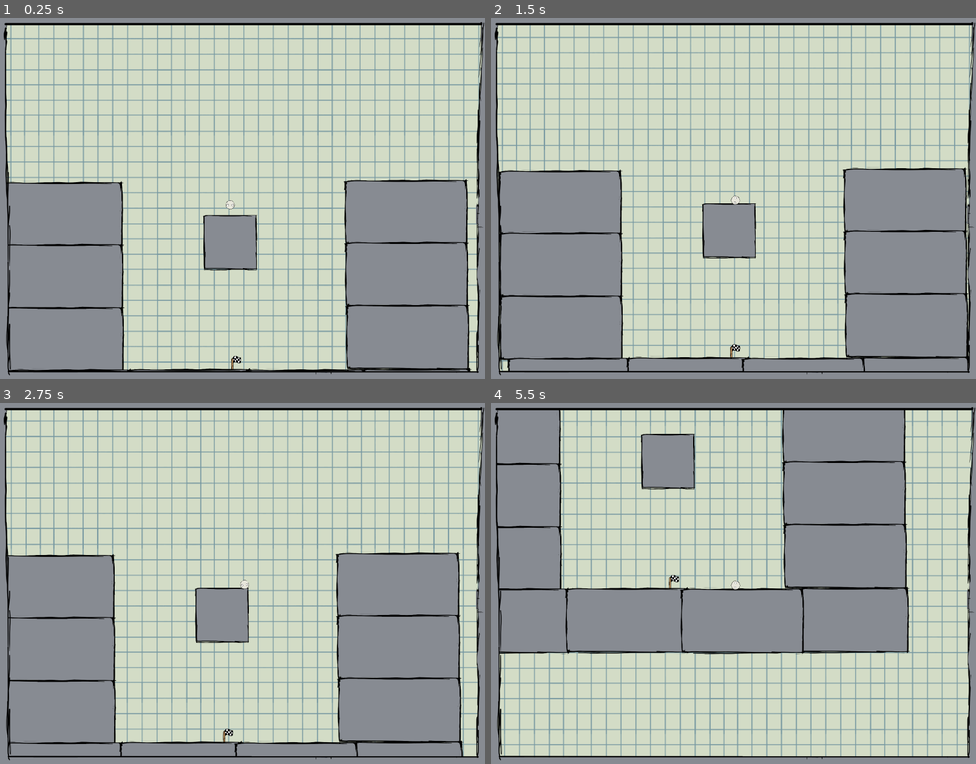
Above: before the commit, frames 1-4 (two rows, left to right).
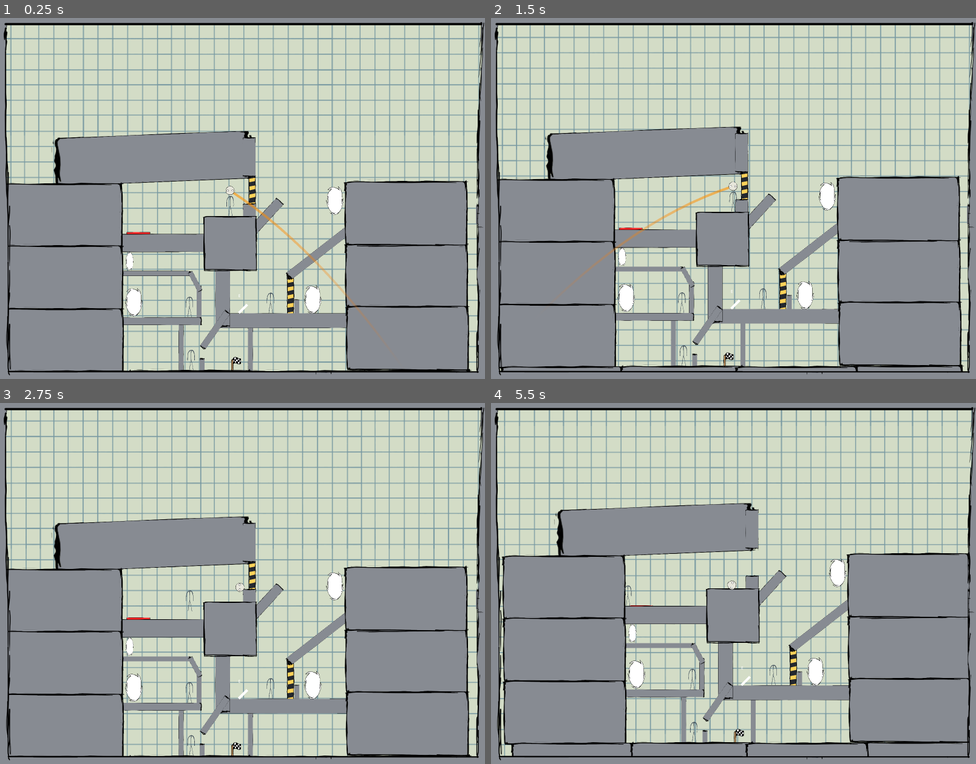
Above: after the commit, the same moments.

Repository: Indigo-Hawk/UBGJ-Project
Game: Godot game, scene res://Levels/level_1.tscn
Same seed, same stepped clock (60 frames per second), same inputs: the game is played once before the commit and once after it. This scene is started directly instead of the project's main scene.
Inputs (mouse positions are in pixels of both pictures, inside the frame that each line leads up to):
- Up to frame 1 (0.25 s): no input
- Up to frame 2 (1.5 s): move the mouse to (840, 180) at 0.52 s; hold D (RIGHT) from 0.53 s (still down); tap Space (ACTION) at 0.6 s; move the mouse to (636, 216) at 1.27 s; tap E (INTERACT) at 1.35 s
- Up to frame 3 (2.75 s): move the mouse to (291, 504) at 2.02 s; release D (RIGHT) at 2.03 s; hold A (LEFT) from 2.03 s (still down); tap Space (ACTION) at 2.1 s
- Up to frame 4 (5.5 s): move the mouse to (709, 655) at 2.77 s; release A (LEFT) at 2.78 s; hold D (RIGHT) 2.78-4.28 s; tap E (INTERACT) at 2.85, 4.35 s; move the mouse to (879, 637) at 3.52 s; tap Space (ACTION) at 3.6, 5.1 s; move the mouse to (588, 529) at 4.27 s; hold A (LEFT) 4.28-5.03 s; move the mouse to (757, 583) at 5.02 s; hold D (RIGHT) from 5.03 s (still down)

The runs differ from the first frame. In frame 1, 13% of the frame differs, in the area x 1-98%, y 31-98%; in frame 2, 18%; in frame 3, 18%; in frame 4, 53%, in the area x 1-99%, y 2-98%.

Commit message:
updated test & level1 (removed portals from test)

Diff:
--- a/Levels/level_1.tscn
+++ b/Levels/level_1.tscn
@@ -1,10 +1,15 @@
-[gd_scene load_steps=6 format=3 uid="uid://cn87iittehpvd"]
+[gd_scene load_steps=11 format=3 uid="uid://cn87iittehpvd"]
 
 [ext_resource type="PackedScene" uid="uid://cr0xdlvoi8kvu" path="res://Components/Camera/main_camera.tscn" id="1_rf6l5"]
 [ext_resource type="PackedScene" uid="uid://c135b0kbl8oaj" path="res://Components/Block/block_1.tscn" id="2_syshm"]
 [ext_resource type="PackedScene" uid="uid://dlvg7r4ur7707" path="res://Components/Block/block_2.tscn" id="3_rfktq"]
 [ext_resource type="PackedScene" uid="uid://bddjdhdyavhtq" path="res://Components/Head/head.tscn" id="4_0urlm"]
 [ext_resource type="PackedScene" uid="uid://71x2sq1tvg6k" path="res://Components/EndZone/end_zone.tscn" id="4_syshm"]
+[ext_resource type="PackedScene" uid="uid://dlq5lyppjqcgx" path="res://Components/Bodys/body(basic).tscn" id="6_rfktq"]
+[ext_resource type="PackedScene" uid="uid://brlcfypgfr5lr" path="res://Components/PressurePad/pressure_pad.tscn" id="7_0urlm"]
+[ext_resource type="PackedScene" uid="uid://dshq5wpgg711i" path="res://Components/Door/door.tscn" id="8_77x7w"]
+[ext_resource type="PackedScene" uid="uid://djdopxl8rdnka" path="res://Components/Portal/portal.tscn" id="9_xoyoh"]
+[ext_resource type="PackedScene" uid="uid://da3bscst3fwvx" path="res://Components/Switch/Switch.tscn" id="10_f4pg2"]
 
 [node name="Level1" type="Node"]
 
@@ -13,14 +18,91 @@
 
 [node name="Blocks" type="Node2D" parent="."]
 
+[node name="Block28" parent="Blocks" instance=ExtResource("2_syshm")]
+position = Vector2(160, 949)
+rotation = 3.1415927
+scale = Vector2(0.040002912, -0.79999995)
+
+[node name="Block24" parent="Blocks" instance=ExtResource("2_syshm")]
+position = Vector2(-236.00002, 634)
+rotation = 1.5707985
+scale = Vector2(0.040002912, -1.134062)
+
+[node name="Block29" parent="Blocks" instance=ExtResource("2_syshm")]
+position = Vector2(351, 788.99994)
+rotation = -3.1415927
+scale = Vector2(0.04000291, -0.35999745)
+
+[node name="Block20" parent="Blocks" instance=ExtResource("2_syshm")]
+position = Vector2(298, 829)
+rotation = 1.5707941
+scale = Vector2(0.11999816, 2.0400038)
+
+[node name="Block19" parent="Blocks" instance=ExtResource("2_syshm")]
+position = Vector2(46.000004, 720)
+scale = Vector2(0.11999816, 1)
+
+[node name="Block25" parent="Blocks" instance=ExtResource("2_syshm")]
+position = Vector2(14.0000305, 866)
+rotation = -2.5328822
+scale = Vector2(0.052547127, -0.6816601)
+
+[node name="Block22" parent="Blocks" instance=ExtResource("2_syshm")]
+position = Vector2(-52, 759.00006)
+scale = Vector2(-0.040002912, 0.56)
+
+[node name="Block26" parent="Blocks" instance=ExtResource("2_syshm")]
+position = Vector2(-126.00001, 939.00006)
+scale = Vector2(-0.040002912, 0.79999995)
+
+[node name="Block27" parent="Blocks" instance=ExtResource("2_syshm")]
+position = Vector2(-39.000008, 1090)
+scale = Vector2(-0.040002912, 0.79999995)
+
+[node name="Block23" parent="Blocks" instance=ExtResource("2_syshm")]
+position = Vector2(-68.000015, 667)
+rotation = -0.49084362
+scale = Vector2(-0.040002912, 0.33406126)
+
+[node name="Block21" parent="Blocks" instance=ExtResource("2_syshm")]
+position = Vector2(452.99997, 540)
+rotation = 0.90902215
+scale = Vector2(-0.06960415, 1.3111029)
+
+[node name="Block16" parent="Blocks" instance=ExtResource("2_syshm")]
+position = Vector2(-243.00002, 159.99997)
+rotation = 1.5314339
+scale = Vector2(0.39141166, -3.0239692)
+
+[node name="Block5" parent="Blocks" instance=ExtResource("2_syshm")]
+position = Vector2(-364, 508)
+scale = Vector2(1.4800001, 0.27999997)
+
+[node name="Block13" parent="Blocks" instance=ExtResource("2_syshm")]
+position = Vector2(806, 642)
+
+[node name="Block17" parent="Blocks" instance=ExtResource("2_syshm")]
+position = Vector2(-215, 830.99994)
+scale = Vector2(0.6963235, 0.12000364)
+
 [node name="Block3" parent="Blocks" instance=ExtResource("2_syshm")]
 position = Vector2(804, 386)
 
+[node name="Block18" parent="Blocks" instance=ExtResource("2_syshm")]
+position = Vector2(189.99998, 434.99997)
+rotation = -0.8276243
+scale = Vector2(0.54614204, 0.15015136)
+
+[node name="Block14" parent="Blocks" instance=ExtResource("2_syshm")]
+position = Vector2(156, 426)
+scale = Vector2(0.10496897, 0.6060422)
+
+[node name="Block15" parent="Blocks" instance=ExtResource("2_syshm")]
+position = Vector2(155, 153)
+scale = Vector2(0.10496897, 0.6060422)
+
 [node name="Block4" parent="Blocks" instance=ExtResource("2_syshm")]
 position = Vector2(-616, 395)
-
-[node name="Block5" parent="Blocks" instance=ExtResource("2_syshm")]
-position = Vector2(806, 642)
 
 [node name="Block12" parent="Blocks" instance=ExtResource("2_syshm")]
 position = Vector2(810, 901)
@@ -50,4 +132,54 @@
 position = Vector2(85, 1018)
 
 [node name="Head" parent="." instance=ExtResource("4_0urlm")]
-position = Vector2(76, 327)
+position = Vector2(77, 290)
+
+[node name="Body(Basic)" parent="." instance=ExtResource("6_rfktq")]
+position = Vector2(76, 355)
+LauncherStrength = 1200.0
+
+[node name="Body(Basic)2" parent="." instance=ExtResource("6_rfktq")]
+position = Vector2(-92, 768)
+LauncherStrength = 1200.0
+
+[node name="Body(Basic)4" parent="." instance=ExtResource("6_rfktq")]
+position = Vector2(-85, 990)
+LauncherStrength = 1200.0
+
+[node name="Body(Basic)3" parent="." instance=ExtResource("6_rfktq")]
+position = Vector2(242, 756)
+LauncherStrength = 1200.0
+
+[node name="PressurePad" parent="." instance=ExtResource("7_0urlm")]
+position = Vector2(-302, 468)
+
+[node name="Door" parent="." instance=ExtResource("8_77x7w")]
+position = Vector2(167, 305)
+
+[node name="Door2" parent="." instance=ExtResource("8_77x7w")]
+position = Vector2(325, 721)
+
+[node name="Portal" parent="." node_paths=PackedStringArray("connectedPortal") instance=ExtResource("9_xoyoh")]
+position = Vector2(509, 335)
+connectedPortal = NodePath("../Portal2")
+
+[node name="Portal2" parent="." node_paths=PackedStringArray("connectedPortal") instance=ExtResource("9_xoyoh")]
+position = Vector2(-319, 754)
+connectedPortal = NodePath("../Portal")
+
+[node name="Portal4" parent="." node_paths=PackedStringArray("connectedPortal") instance=ExtResource("9_xoyoh")]
+position = Vector2(418, 743)
+connectedPortal = NodePath("../Portal3")
+
+[node name="Portal3" parent="." node_paths=PackedStringArray("connectedPortal") instance=ExtResource("9_xoyoh")]
+position = Vector2(-337, 582)
+scale = Vector2(0.46949944, -0.643129)
+connectedPortal = NodePath("../Portal4")
+
+[node name="Switch" parent="." instance=ExtResource("10_f4pg2")]
+position = Vector2(115, 794)
+
+[connection signal="Pressed" from="PressurePad" to="Door" method="Open"]
+[connection signal="Unpressed" from="PressurePad" to="Door" method="Close"]
+[connection signal="switchedOff" from="Switch" to="Door2" method="Close"]
+[connection signal="switchedOn" from="Switch" to="Door2" method="Open"]
--- a/Levels/test.tscn
+++ b/Levels/test.tscn
@@ -7,7 +7,6 @@
 [ext_resource type="PackedScene" uid="uid://brlcfypgfr5lr" path="res://Components/PressurePad/pressure_pad.tscn" id="5_bwca4"]
 [ext_resource type="PackedScene" uid="uid://71x2sq1tvg6k" path="res://Components/EndZone/end_zone.tscn" id="6_upgg8"]
 [ext_resource type="PackedScene" uid="uid://da3bscst3fwvx" path="res://Components/Switch/Switch.tscn" id="7_tqcie"]
-[ext_resource type="PackedScene" uid="uid://djdopxl8rdnka" path="res://Components/Portal/portal.tscn" id="8_oe5jq"]
 
 [node name="Test" type="Node"]
 
@@ -69,17 +68,10 @@
 
 [node name="EndZone" parent="." instance=ExtResource("6_upgg8")]
 position = Vector2(1655, 334)
+NextLevel = "res://Levels/level_1.tscn"
 
 [node name="Switch" parent="." instance=ExtResource("7_tqcie")]
 position = Vector2(339, 476)
-
-[node name="Portal" parent="." node_paths=PackedStringArray("connectedPortal") instance=ExtResource("8_oe5jq")]
-position = Vector2(771, 531)
-connectedPortal = NodePath("../Portal2")
-
-[node name="Portal2" parent="." node_paths=PackedStringArray("connectedPortal") instance=ExtResource("8_oe5jq")]
-position = Vector2(476, -164)
-connectedPortal = NodePath("../Portal")
 
 [connection signal="Pressed" from="PressurePad" to="Door" method="Open"]
 [connection signal="Unpressed" from="PressurePad" to="Door" method="Close"]
Not shown: 1 places in Levels/test.tscn that only renumber resources
